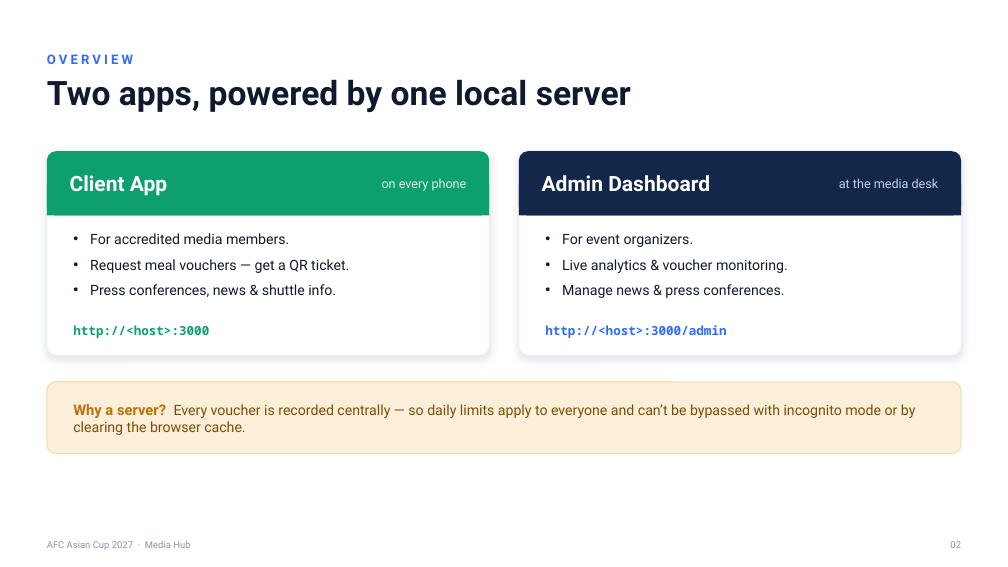
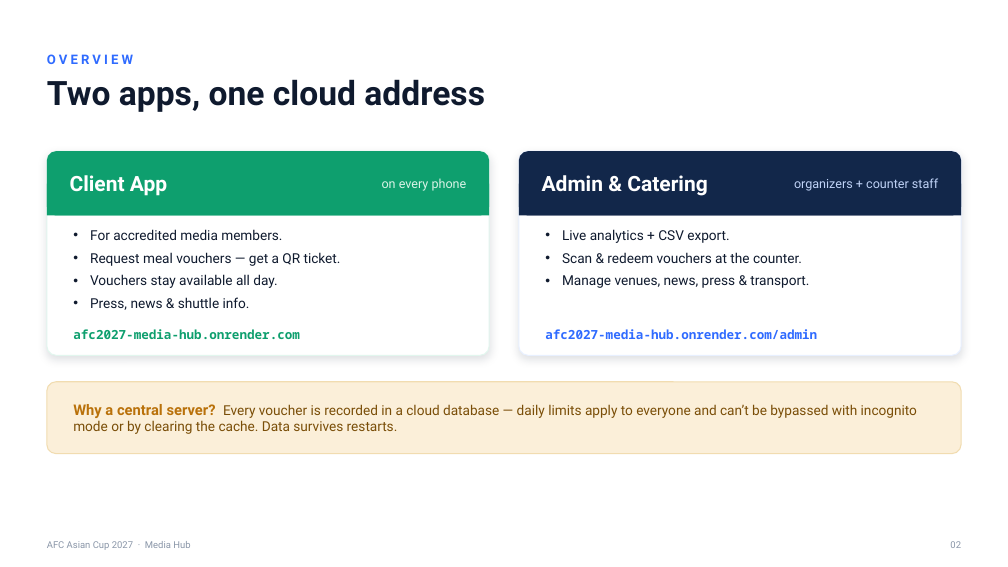
Before and after one commit to absmediaopsvouchers-blip/afc2027-media-hub, a slide deck: slide 2 of AFC2027 Media Hub - Onboarding Guide.pptx. Drawn at 1008x567 pixels with LibreOffice and Linux fonts; fonts in the diff are those of the drawing. Boxes give left, top, right and bottom in pixels: in the first picture for what was removed or moved away, otherwise in the second. Text is boxed around its words. In the diff, an @@ line names an element or a change of style, - is before the commit and + after.

```diff
--- a/AFC2027 Media Hub - Onboarding Guide.pptx
+++ b/AFC2027 Media Hub - Onboarding Guide.pptx
@@ text at [47,79,485,112]: text changed @@
-Two apps, powered by one local server
+Two apps, one cloud address
@@ text at [542,175,707,196]: text changed @@
-Admin Dashboard
+Admin & Catering
@@ text at [794,178,938,191]: text changed @@
-at the media desk
+organizers + counter staff
@@ text at [90,229,341,266]: size 13.5 to 13 pt in "For accredited media members.", "Request meal vouchers — get a QR ..."; less space between paragraphs @@
@@ text at [562,229,809,288]: text changed; size 13.5 to 13 pt @@
-• For event organizers.
-• Live analytics & voucher monitoring.
-• Manage news & press conferences.
+• Live analytics + CSV export.
+• Scan & redeem vouchers at the counter.
+• Manage venues, news, press & transport.
@@ text at [90,274,277,310]: text changed; size 13.5 to 13 pt @@
-• Press conferences, news & shuttle info.
+• Vouchers stay available all day.
+• Press, news & shuttle info.
@@ text at [73,329,300,339]: text changed @@
-http://<host>:3000
+afc2027-media-hub.onrender.com
@@ text at [545,329,817,339]: text changed @@
-http://<host>:3000/admin
+afc2027-media-hub.onrender.com/admin
@@ text at [73,404,917,434]: text changed; size 13.5 to 13 pt @@
-Why a server? Every voucher is recorded centrally — so daily limits apply to everyone and can’t be bypassed with incognito mode or by clearing the browser cache.
+Why a central server? Every voucher is recorded in a cloud database — daily limits apply to everyone and can’t be bypassed with incognito mode or by clearing the cache. Data survives restarts.
```
Also in this commit, not shown: 14 other slides changed, 2 slides added, 2 slides removed, 6 other files.
